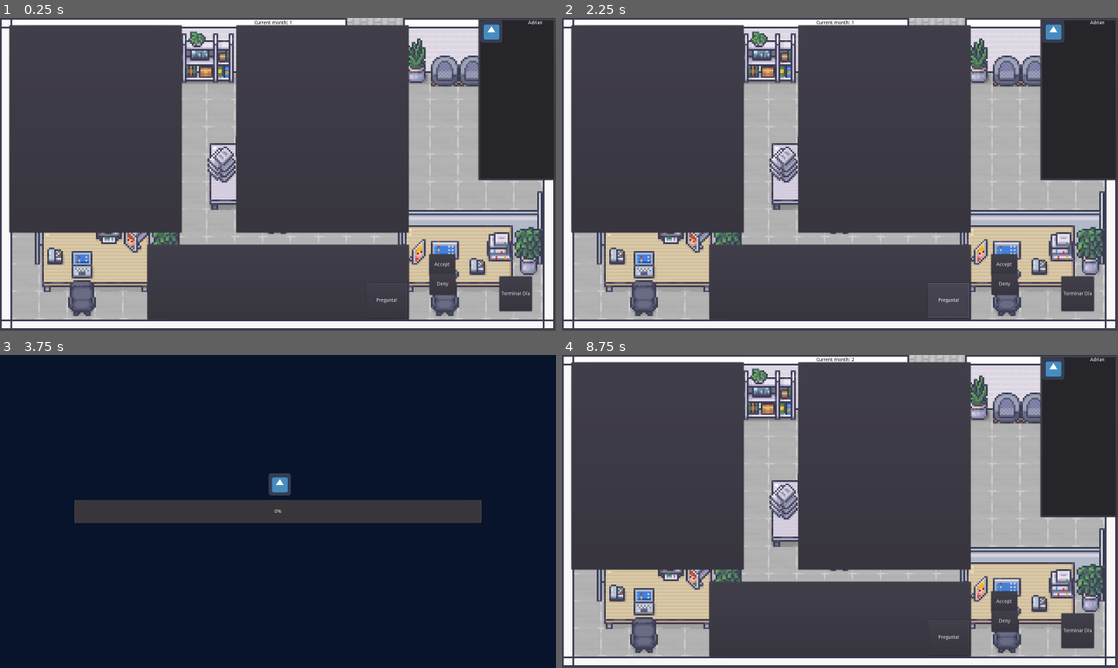
Above: before the commit, frames 1-4 (two rows, left to right).
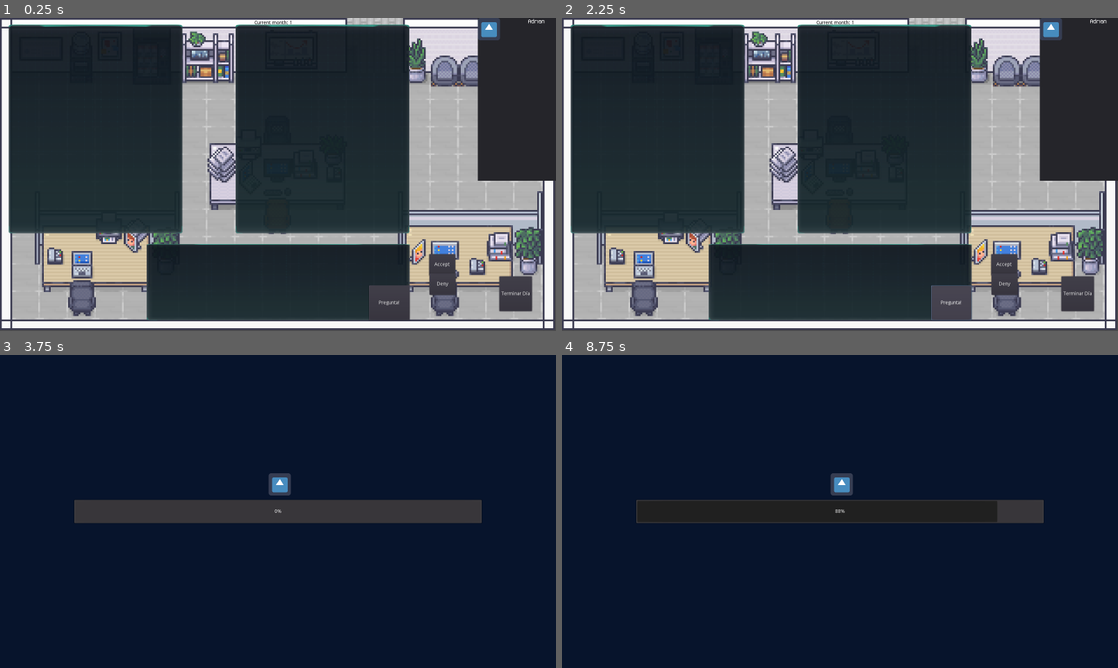
Above: after the commit, the same moments.

Repository: Clovisindo/CV-Please
Game: Godot game, scene res://scenes/main/main.tscn
Two runs of this game, one before a commit and one after it. Both use one fixed random seed, a clock stepped at 60 frames per second and the inputs below. The engine's default icon, where the game draws it, is replaced by a stand-in: a white triangle on a blue panel in a dark square.
Inputs (mouse positions are in pixels of both pictures, inside the frame that each line leads up to):
- Up to frame 1 (0.25 s): no input
- Up to frame 2 (2.25 s): click "Accept" at 0.5 s; click "Accept" at 1.25 s; click "Pregunta!" at 2 s
- Up to frame 3 (3.75 s): click "Deny" at 2.75 s; click "Terminar Día" at 3.5 s
- Up to frame 4 (8.75 s): move the mouse to (962, 495) at 4.27 s; click (962, 495) at 4.42 s; click "Next" at 5 s; click "Next" at 5.75 s; click "Payments" at 6.5 s; click "Next day" at 7.25 s; click "Payments" at 8 s

The runs differ from the first frame. In frame 1, 46% of the frame differs, in the area x 1-100%, y 0-97%; in frame 2, 47%; in frame 3, nothing differs; in frame 4, 99%, in the area x 0-100%, y 0-100%.
Error in both runs: Invalid get index 'full_name' (on base: 'Nil'). (res://scenes/game/items/resume/resume_manager.gd:32)

Commit message:
Cambios de diseño paneles y chat
Motivación

Necesitamos añadir los estilos acordados propuestos (#50) para los paneles de CV y de requisitos de la oferta.
Criterios

El panel de CV se muestra con los estilos y sprites correspondientes al diseño.
El panel de requisitos se muestra con los estilos y sprites correspondientes al diseño.

Se cambia la propiedad del texto de las lineas de CV y oferta, para que el alto en el que se instancia el texto sea igual al alto del texto.
Con esto tenemos cargado el alto que le debemos dar al panel que contiene el texto en el process/update, ahora mismo queda algo mas ancho, pero se retocará cuando elijamos la fuente final.
Cambiamos el tipo de fuente a Kenney pixel

Diff:
--- /dev/null
+++ b/assets/fonts/Main_font_Kenney_Pixel.tres
@@ -0,0 +1,7 @@
+[gd_resource type="DynamicFont" load_steps=2 format=2]
+
+[ext_resource path="res://assets/fonts/Kenney Pixel.ttf" type="DynamicFontData" id=1]
+
+[resource]
+size = 24
+font_data = ExtResource( 1 )
--- /dev/null
+++ b/assets/themes/digital_panels.tres
@@ -0,0 +1,17 @@
+[gd_resource type="Theme" load_steps=4 format=2]
+
+[ext_resource path="res://assets/sprites/UI/MainPanel02.png" type="Texture" id=1]
+[ext_resource path="res://assets/fonts/Main_font_Kenney_Pixel.tres" type="DynamicFont" id=2]
+
+[sub_resource type="StyleBoxTexture" id=1]
+texture = ExtResource( 1 )
+region_rect = Rect2( 0, 0, 302, 403 )
+modulate_color = Color( 1, 1, 1, 0.937255 )
+
+[resource]
+PanelContainer/styles/panel = SubResource( 1 )
+RichTextLabel/fonts/bold_font = ExtResource( 2 )
+RichTextLabel/fonts/bold_italics_font = ExtResource( 2 )
+RichTextLabel/fonts/italics_font = ExtResource( 2 )
+RichTextLabel/fonts/mono_font = ExtResource( 2 )
+RichTextLabel/fonts/normal_font = ExtResource( 2 )
--- a/scenes/game/items/curriculum/curriculum.tscn
+++ b/scenes/game/items/curriculum/curriculum.tscn
@@ -8,21 +8,7 @@
 [ext_resource path="res://scenes/game/items/curriculum/states/state_cv_approved.gd" type="Script" id=6]
 [ext_resource path="res://scenes/game/items/curriculum/states/state_cv_active.gd" type="Script" id=7]
 
-[sub_resource type="StyleBoxFlat" id=1]
-bg_color = Color( 0.781738, 0.775631, 0.775631, 1 )
-border_width_left = 4
-border_width_top = 4
-border_width_right = 4
-border_width_bottom = 4
-border_color = Color( 0, 0, 0, 1 )
-border_blend = true
-corner_radius_top_left = 4
-corner_radius_top_right = 4
-corner_radius_bottom_right = 4
-corner_radius_bottom_left = 4
-shadow_color = Color( 0.0352941, 0.0313726, 0.0313726, 0.6 )
-shadow_size = 4
-shadow_offset = Vector2( 4, 4 )
+[sub_resource type="StyleBoxEmpty" id=1]
 
 [node name="Curriculum" type="Control"]
 modulate = Color( 1, 1, 1, 0 )
--- a/scenes/game/items/curriculum/skill_panel.gd
+++ b/scenes/game/items/curriculum/skill_panel.gd
@@ -73,5 +73,5 @@
 
 
 func _set_size_by_text():
-	get_node(".").rect_size.y = get_node("SkillText").rect_size.y + 16
+	get_node(".").rect_size.y = get_node("SkillText").rect_size.y + 8
 	get_node(".").rect_min_size.y = get_node(".").rect_size.y
--- a/scenes/game/items/curriculum/skill_panel.tscn
+++ b/scenes/game/items/curriculum/skill_panel.tscn
@@ -2,16 +2,7 @@
 
 [ext_resource path="res://scenes/game/items/curriculum/skill_panel.gd" type="Script" id=1]
 
-[sub_resource type="StyleBoxFlat" id=2]
-bg_color = Color( 0.482353, 0.490196, 0.505882, 1 )
-border_width_left = 4
-border_width_top = 4
-border_width_right = 4
-border_width_bottom = 4
-corner_radius_top_left = 4
-corner_radius_top_right = 4
-corner_radius_bottom_right = 4
-corner_radius_bottom_left = 4
+[sub_resource type="StyleBoxEmpty" id=1]
 
 [node name="SkillPanel" type="Panel"]
 anchor_right = 0.277344
@@ -19,7 +10,7 @@
 size_flags_horizontal = 3
 size_flags_vertical = 2
 size_flags_stretch_ratio = 0.0
-custom_styles/panel = SubResource( 2 )
+custom_styles/panel = SubResource( 1 )
 script = ExtResource( 1 )
 __meta__ = {
 "_edit_use_anchors_": true
@@ -40,6 +31,7 @@
 text = "Skill 1
 
 "
+fit_content_height = true
 scroll_active = false
 __meta__ = {
 "_edit_use_anchors_": true
--- a/scenes/game/items/job_offer/job_offer.tscn
+++ b/scenes/game/items/job_offer/job_offer.tscn
@@ -6,21 +6,7 @@
 [ext_resource path="res://scenes/game/items/job_offer/states/state_job_offer_matched.gd" type="Script" id=4]
 [ext_resource path="res://scenes/game/items/job_offer/states/state_job_offer_not_matched.gd" type="Script" id=5]
 
-[sub_resource type="StyleBoxFlat" id=1]
-bg_color = Color( 0.781738, 0.775631, 0.775631, 1 )
-border_width_left = 4
-border_width_top = 4
-border_width_right = 4
-border_width_bottom = 4
-border_color = Color( 0, 0, 0, 1 )
-border_blend = true
-corner_radius_top_left = 4
-corner_radius_top_right = 4
-corner_radius_bottom_right = 4
-corner_radius_bottom_left = 4
-shadow_color = Color( 0.0352941, 0.0313726, 0.0313726, 0.6 )
-shadow_size = 4
-shadow_offset = Vector2( 4, 4 )
+[sub_resource type="StyleBoxEmpty" id=1]
 
 [node name="JobOffer" type="Control"]
 anchor_left = 0.5
--- a/scenes/game/items/job_offer/job_requisite.gd
+++ b/scenes/game/items/job_offer/job_requisite.gd
@@ -72,5 +72,5 @@
 
 
 func _set_size_by_text():
-	get_node(".").rect_size.y = get_node("RequisiteText").rect_size.y + 16
+	get_node(".").rect_size.y = get_node("RequisiteText").rect_size.y + 8
 	get_node(".").rect_min_size.y = get_node(".").rect_size.y
--- a/scenes/game/items/job_offer/job_requisite.tscn
+++ b/scenes/game/items/job_offer/job_requisite.tscn
@@ -1,25 +1,17 @@
-[gd_scene load_steps=3 format=2]
+[gd_scene load_steps=4 format=2]
 
 [ext_resource path="res://scenes/game/items/job_offer/job_requisite.gd" type="Script" id=1]
+[ext_resource path="res://assets/themes/digital_panels.tres" type="Theme" id=2]
 
-[sub_resource type="StyleBoxFlat" id=2]
-bg_color = Color( 0.482353, 0.490196, 0.505882, 1 )
-border_width_left = 4
-border_width_top = 4
-border_width_right = 4
-border_width_bottom = 4
-corner_radius_top_left = 4
-corner_radius_top_right = 4
-corner_radius_bottom_right = 4
-corner_radius_bottom_left = 4
+[sub_resource type="StyleBoxEmpty" id=1]
 
 [node name="RequisitePanel" type="Panel"]
-anchor_right = 0.277344
-anchor_bottom = 0.065
+margin_right = 444.0
+margin_bottom = 28.0
 size_flags_horizontal = 3
 size_flags_vertical = 2
 size_flags_stretch_ratio = 0.0
-custom_styles/panel = SubResource( 2 )
+custom_styles/panel = SubResource( 1 )
 script = ExtResource( 1 )
 __meta__ = {
 "_edit_use_anchors_": true
@@ -34,8 +26,10 @@
 mouse_filter = 2
 size_flags_horizontal = 3
 size_flags_vertical = 3
+theme = ExtResource( 2 )
 tab_size = 11
 text = "Requisite 1"
+fit_content_height = true
 __meta__ = {
 "_edit_use_anchors_": true
 }
--- a/scenes/game/ui/interaction_dialog/interaction_dialog.tscn
+++ b/scenes/game/ui/interaction_dialog/interaction_dialog.tscn
@@ -23,9 +23,9 @@
 margin_left = -117.0
 
 [node name="Button" type="Button" parent="VBoxContainer"]
-margin_top = 500.0
+margin_top = 800.0
 margin_right = 117.0
-margin_bottom = 600.0
+margin_bottom = 900.0
 rect_min_size = Vector2( 0, 100 )
 size_flags_vertical = 10
 text = "Pregunta!"
--- a/scenes/game/ui/interaction_dialog/interaction_line.tscn
+++ b/scenes/game/ui/interaction_dialog/interaction_line.tscn
@@ -1,6 +1,7 @@
-[gd_scene load_steps=2 format=2]
+[gd_scene load_steps=3 format=2]
 
 [ext_resource path="res://scenes/game/ui/interaction_dialog/interaction_line.gd" type="Script" id=1]
+[ext_resource path="res://assets/fonts/Main_font_Kenney_Pixel.tres" type="DynamicFont" id=3]
 
 [node name="InteractionLine" type="Control"]
 anchor_right = 1.0
@@ -14,3 +15,4 @@
 anchor_bottom = 1.0
 size_flags_horizontal = 3
 size_flags_vertical = 3
+custom_fonts/font = ExtResource( 3 )
--- a/scenes/main/main.tscn
+++ b/scenes/main/main.tscn
@@ -1,10 +1,11 @@
-[gd_scene load_steps=8 format=2]
+[gd_scene load_steps=9 format=2]
 
 [ext_resource path="res://scenes/main/game_manager.gd" type="Script" id=1]
 [ext_resource path="res://scenes/game/characters/applicant/applicant.tscn" type="PackedScene" id=2]
 [ext_resource path="res://scenes/game/ui/decision_applicant/decision_applicant.tscn" type="PackedScene" id=3]
 [ext_resource path="res://scenes/game/ui/interaction_dialog/interaction_dialog.tscn" type="PackedScene" id=4]
 [ext_resource path="res://assets/sprites/UI/Main_scene_bg.PNG" type="Texture" id=5]
+[ext_resource path="res://assets/themes/digital_panels.tres" type="Theme" id=6]
 
 [sub_resource type="StyleBoxTexture" id=2]
 texture = ExtResource( 5 )
@@ -33,30 +34,32 @@
 margin_top = 200.0
 margin_right = 378.549
 margin_bottom = 419.0
+theme = ExtResource( 6 )
 
 [node name="CVContainer" type="PanelContainer" parent="MainScene"]
 margin_left = 25.0
 margin_top = 19.0
 margin_right = 525.0
 margin_bottom = 619.0
+theme = ExtResource( 6 )
 
 [node name="JobOfferContainer" type="PanelContainer" parent="MainScene"]
 margin_left = 678.0
 margin_top = 19.0
 margin_right = 1178.0
 margin_bottom = 619.0
+theme = ExtResource( 6 )
 
 [node name="ApplicantContainer" type="PanelContainer" parent="MainScene"]
 anchor_left = 1.0
 anchor_right = 1.0
 margin_left = -225.0
 margin_bottom = 468.0
+theme = ExtResource( 6 )
 
 [node name="VBoxContainer" type="VBoxContainer" parent="MainScene/ApplicantContainer"]
-margin_left = 7.0
-margin_top = 7.0
-margin_right = 218.0
-margin_bottom = 461.0
+margin_right = 225.0
+margin_bottom = 468.0
 
 [node name="DecisionApplContainer" type="PanelContainer" parent="MainScene"]
 anchor_left = 1.0
Binary file removed: assets/fonts/Kenney Mini Square.ttf
Binary file added: assets/fonts/Kenney Pixel.ttf
Binary file added: assets/sprites/UI/MainPanel02.png
Not shown, added: assets/sprites/UI/MainPanel02.png.import
